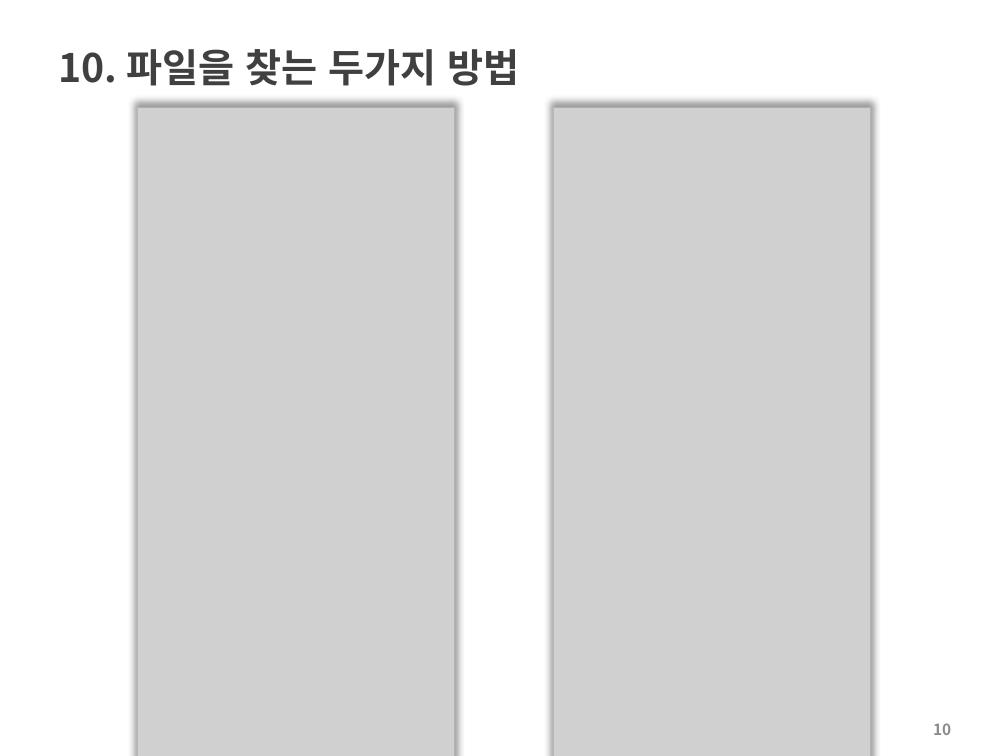
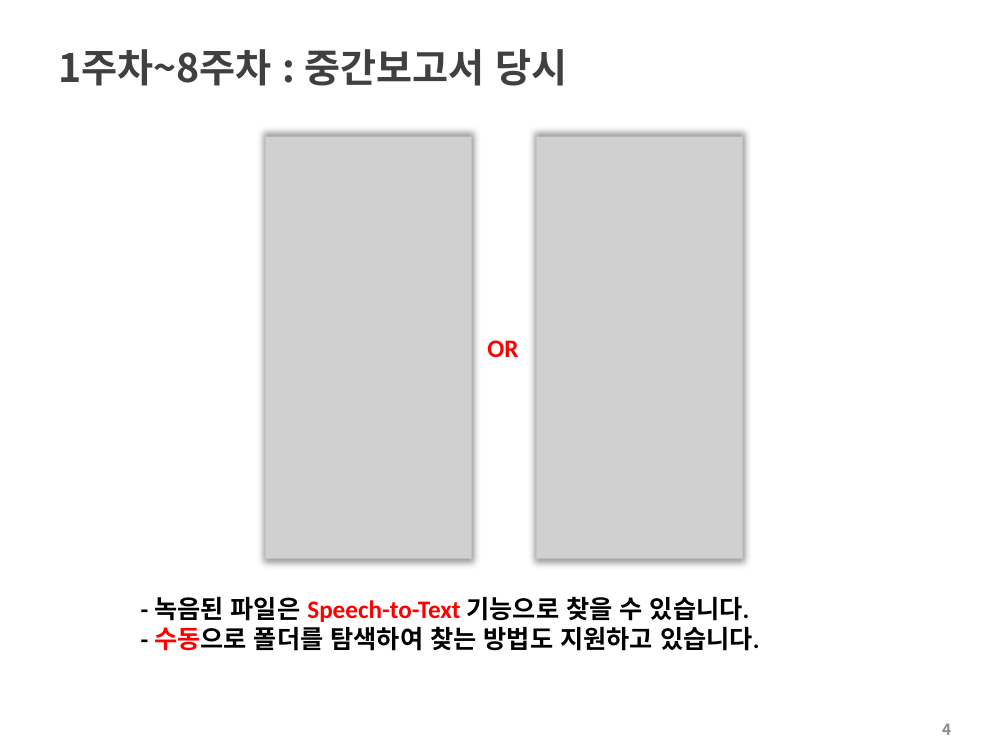
Before and after one commit to choisinho/capstone1, a slide deck: slide 4 of 프로토타입_최신호_이동준.pptx (slide 10 before the commit). Drawn at 1008x756 pixels with LibreOffice and Linux fonts; fonts in the diff are those of the drawing; grey boxes stand for pictures; background and template pictures are left out. Boxes give left, top, right and bottom in pixels: in the first picture for what was removed or moved away, otherwise in the second. Text is boxed around its words. In the diff, an @@ line names an element or a change of style, - is before the commit and + after.

```diff
--- a/프로토타입_최신호_이동준.pptx
+++ b/프로토타입_최신호_이동준.pptx
@@ title at (x1=59, y1=49, x2=567, y2=86): text changed @@
-10. 파일을 찾는 두가지 방법
+1주차~8주차 : 중간보고서 당시
@@ picture resized from (x1=137, y1=108, x2=454, y2=756) to (x1=265, y1=136, x2=472, y2=558) @@
@@ picture resized from (x1=553, y1=108, x2=870, y2=756) to (x1=536, y1=136, x2=743, y2=558) @@
@@ text added at (x1=487, y1=340, x2=518, y2=357), 18 pt, text #FF0000, bold @@
+OR
@@ text added at (x1=154, y1=596, x2=759, y2=651), 18 pt, text #000000, bold @@
+- 녹음된 파일은 Speech-to-Text 기능으로 찾을 수 있습니다.
+- 수동으로 폴더를 탐색하여 찾는 방법도 지원하고 있습니다.
@@ page number at (x1=942, y1=723, x2=951, y2=735): text changed @@
-10
+4
```
Also in this commit, not shown: 4 other slides changed, 2 slides added, 8 slides removed, 7 other files.
